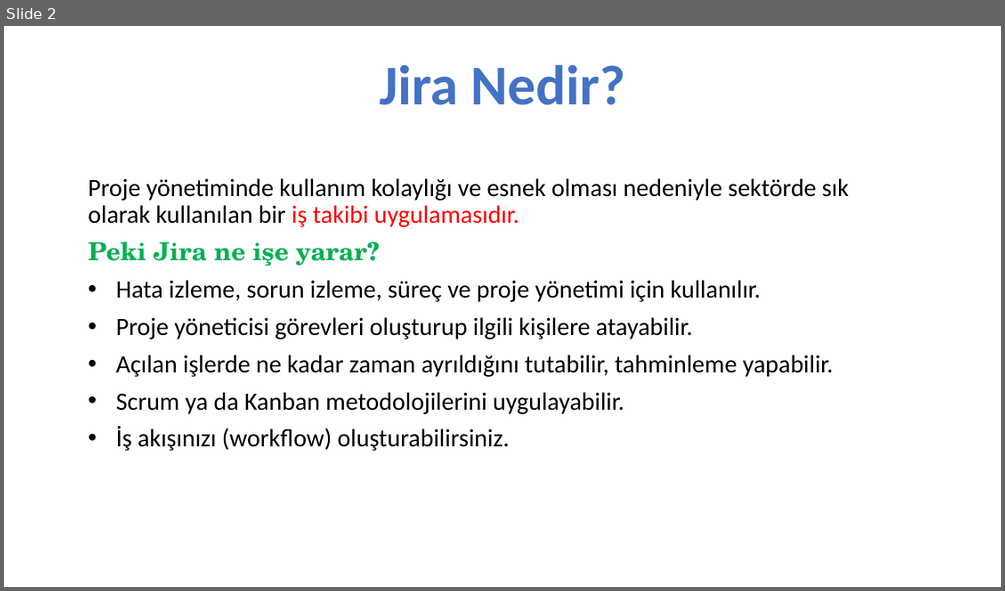
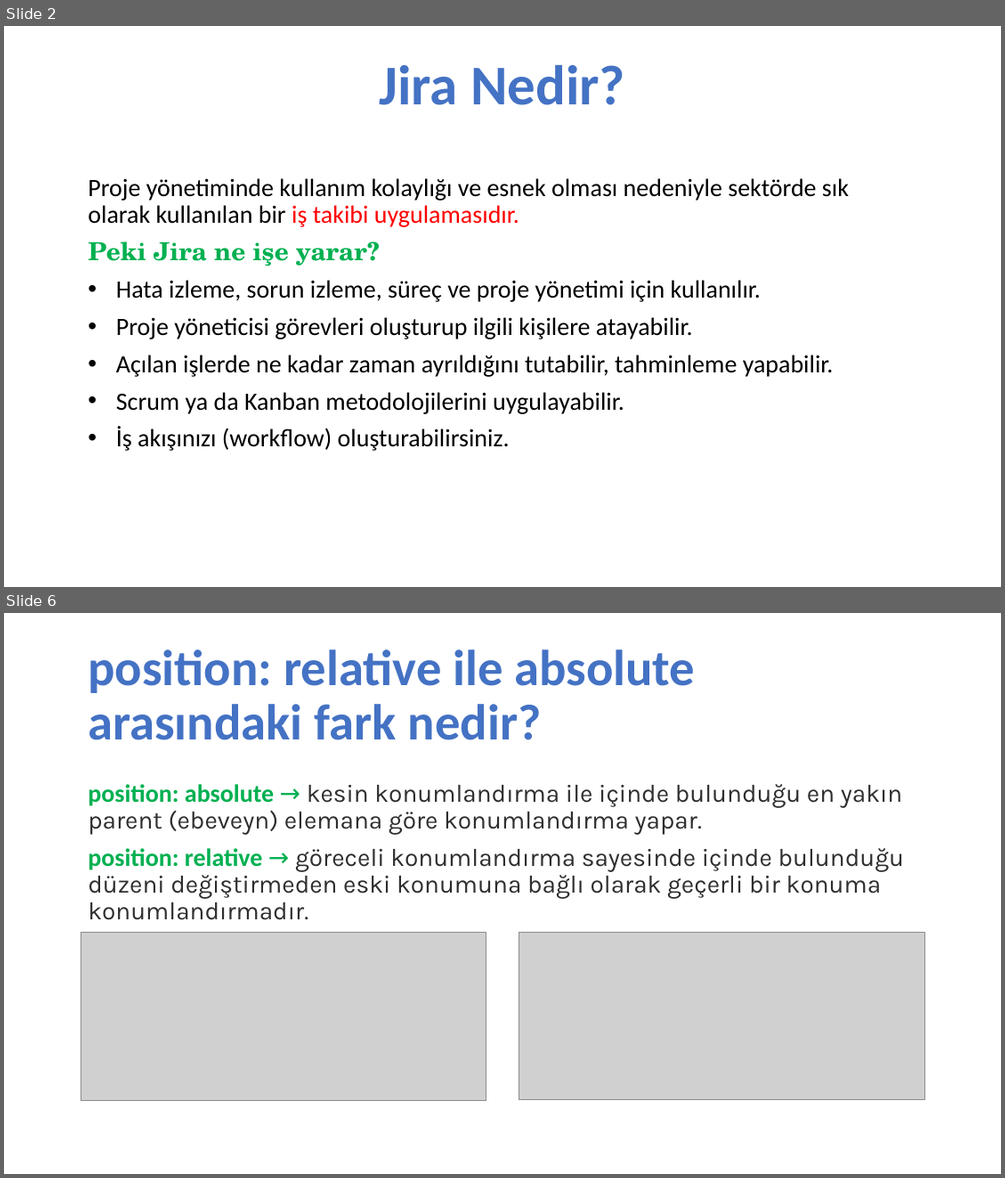
Before and after one commit to TechCareer-FrontEnd-1/tubisad-frontend-uygarsuslu, a slide deck: tubisad-arastirma.pptx. Shown one above the other, each under a label of ours: slide 2 before the commit, slides 2 and 6 after it; the slides between them are not shown. The pictures are 1005x591 and 1005x1178 pixels, drawn with LibreOffice and Linux fonts; fonts in the diff are those of the drawing; grey boxes stand for pictures. Boxes give left, top, right and bottom in pixels: in the first picture for what was removed or moved away, otherwise in the second. Text is boxed around its words. In the diff, an @@ line names an element or a change of style, - is before the commit and + after.

```diff
--- a/tubisad-arastirma.pptx
+++ b/tubisad-arastirma.pptx
@@ slide 6 added at box(4, 613, 1001, 1174), background #FFFFFF @@
@@ title added at box(88, 649, 696, 740), 48.6 pt, text #4472C4, bold @@
+position: relative ile absolute arasındaki fark nedir?
@@ subtitle added at box(88, 784, 904, 920), 24 pt, text #2E2E2E @@
+position: absolute → kesin konumlandırma ile içinde bulunduğu en yakın parent (ebeveyn) elemana göre konumlandırma yapar.
+position: relative → göreceli konumlandırma sayesinde içinde bulunduğu düzeni değiştirmeden eski konumuna bağlı olarak geçerli bir konuma konumlandırmadır.
@@ picture added at box(81, 933, 486, 1101) @@
@@ picture added at box(518, 933, 924, 1099) @@
```
Also in this commit, not shown: 1 slide changed, 3 other slides added.
